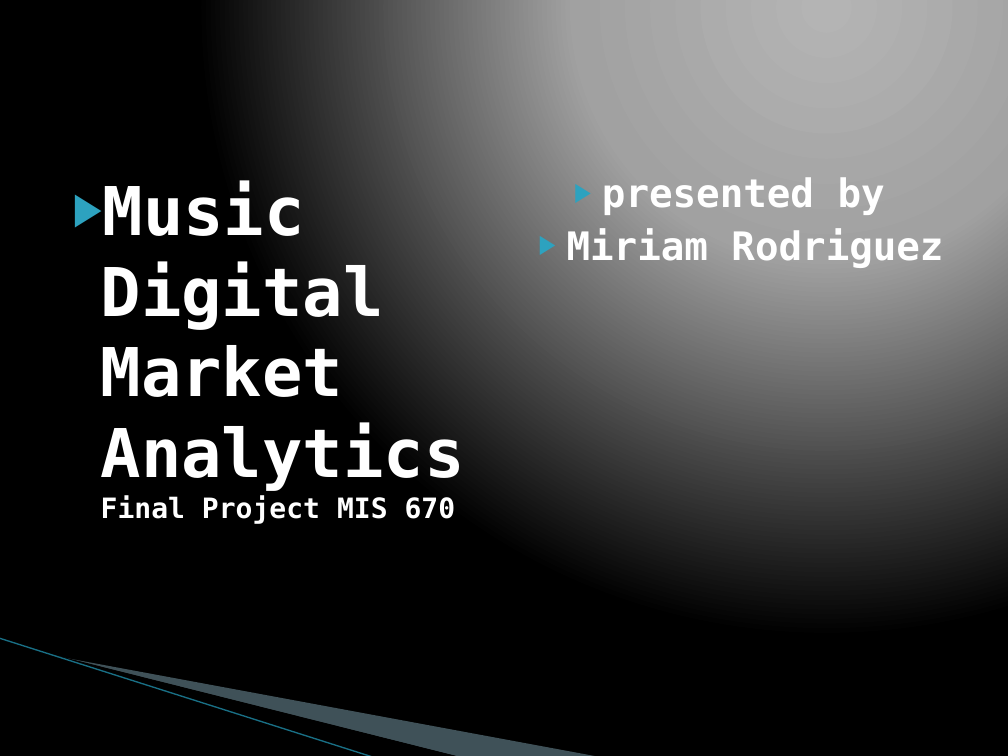
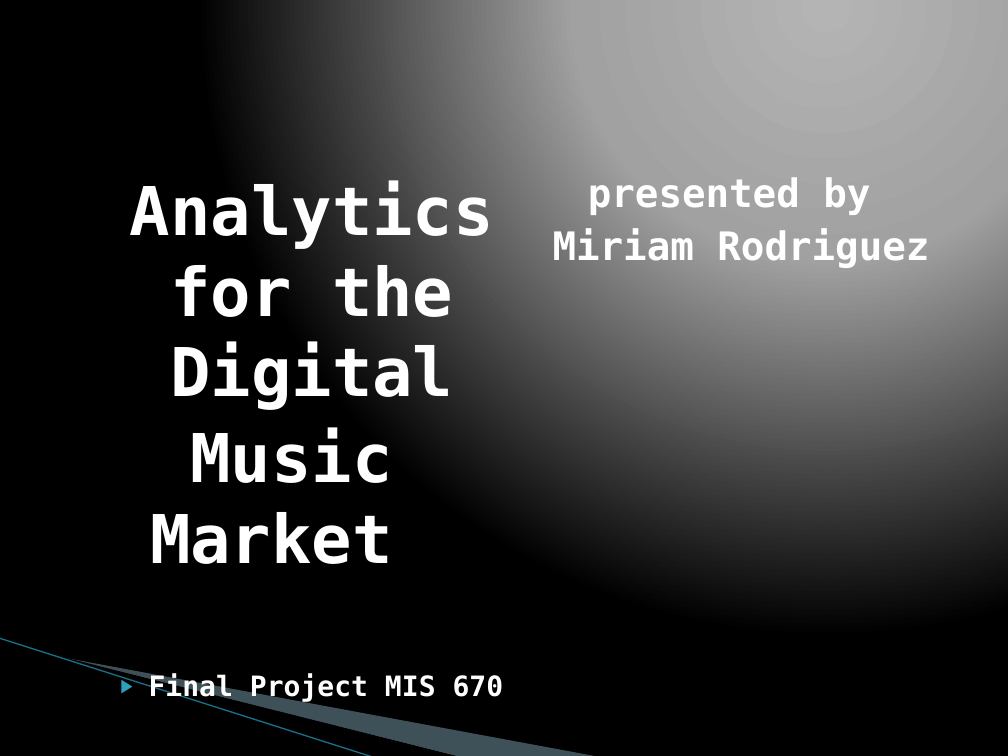
Before and after one commit to dmrod01/musicdistrotrends, a slide deck: slide 1 of Rodriguez_M_Final_Presentation.pptx. Drawn at 1008x756 pixels with LibreOffice and Linux fonts; fonts in the diff are those of the drawing; background and template pictures are left out. Boxes give left, top, right and bottom in pixels: in the first picture for what was removed or moved away, otherwise in the second. Text is boxed around its words. In the diff, an @@ line names an element or a change of style, - is before the commit and + after.

```diff
--- a/Rodriguez_M_Final_Presentation.pptx
+++ b/Rodriguez_M_Final_Presentation.pptx
@@ text "presented by" at (x1=553, y1=177, x2=929, y2=268): bullet ▶ to none @@
@@ text at (x1=130, y1=180, x2=504, y2=703): text changed @@
-▶ Music Digital Market Analytics
-  Final Project MIS 670
+Analytics for the Digital
+Music Market
+▶ Final Project MIS 670
```
Also in this commit, not shown: 1 other file.
